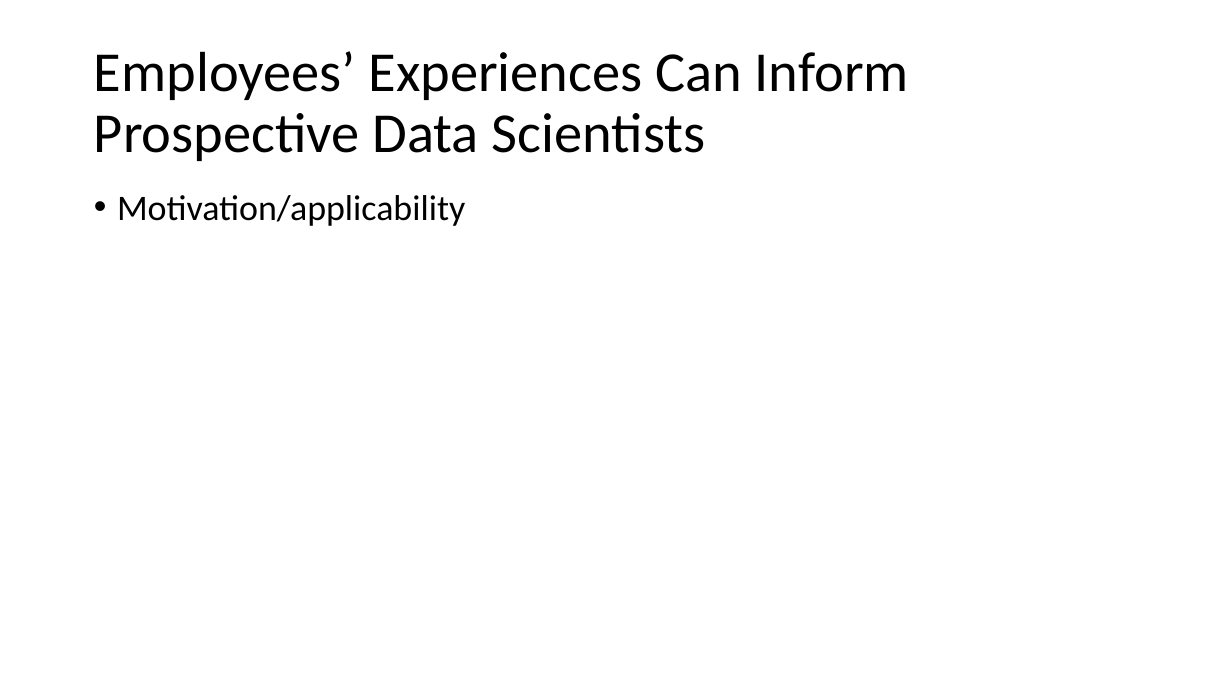
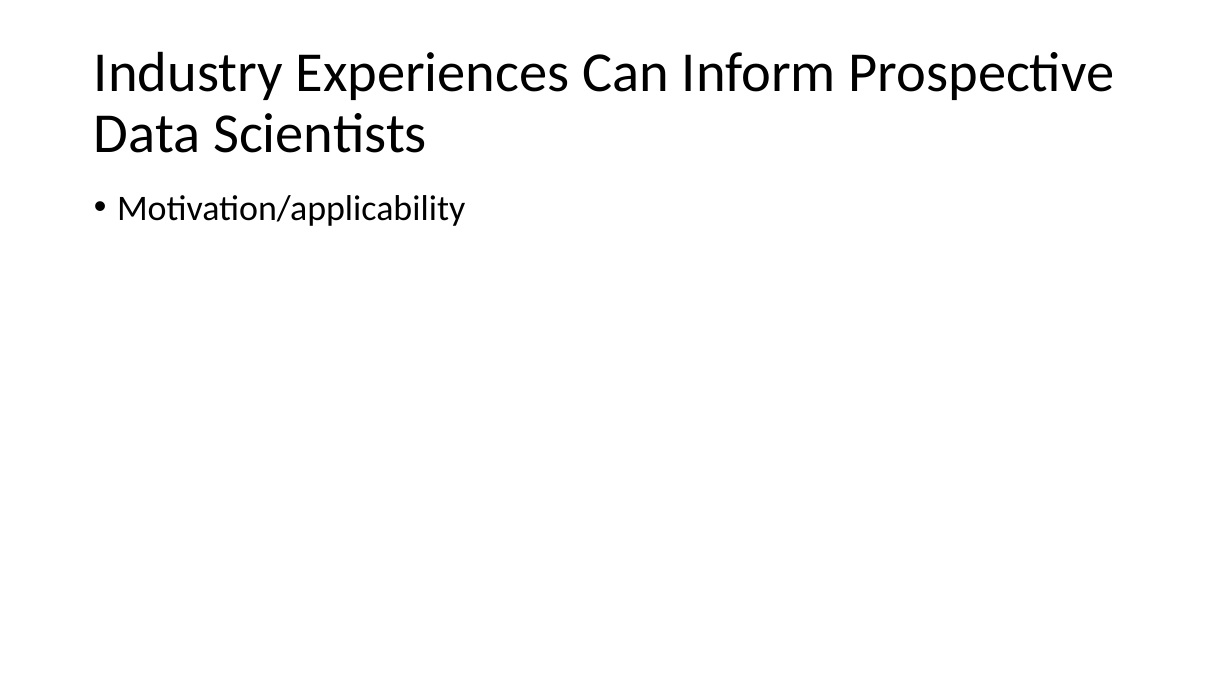
Before and after one commit to MatthewCodes/557_Final_Project, a slide deck: slide 2 of Presentation/Final Presentation.pptx. Drawn at 1232x693 pixels with LibreOffice and Linux fonts; fonts in the diff are those of the drawing. Boxes give left, top, right and bottom in pixels: in the first picture for what was removed or moved away, otherwise in the second. Text is boxed around its words. In the diff, an @@ line names an element or a change of style, - is before the commit and + after.

```diff
--- a/Presentation/Final Presentation.pptx
+++ b/Presentation/Final Presentation.pptx
@@ title at box(94, 51, 1115, 153): text changed @@
-Employees’ Experiences Can Inform Prospective Data Scientists
+Industry Experiences Can Inform Prospective Data Scientists
```
Also in this commit, not shown: 1 other slide changed, 8 slides added.
